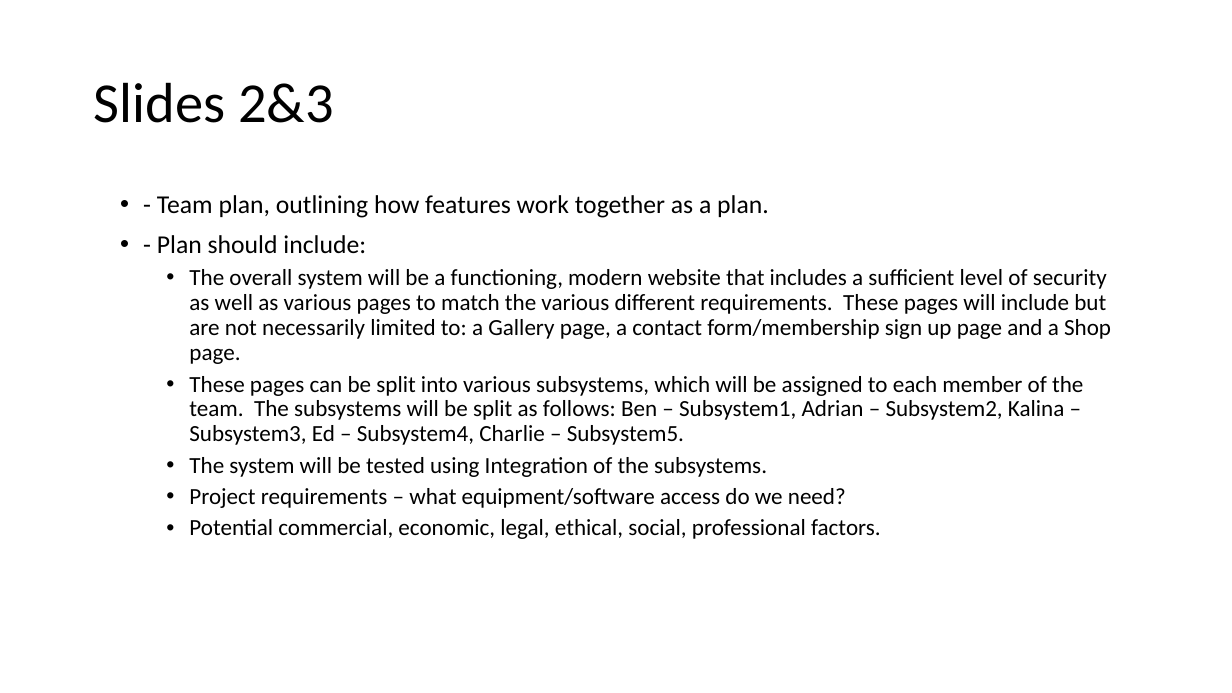
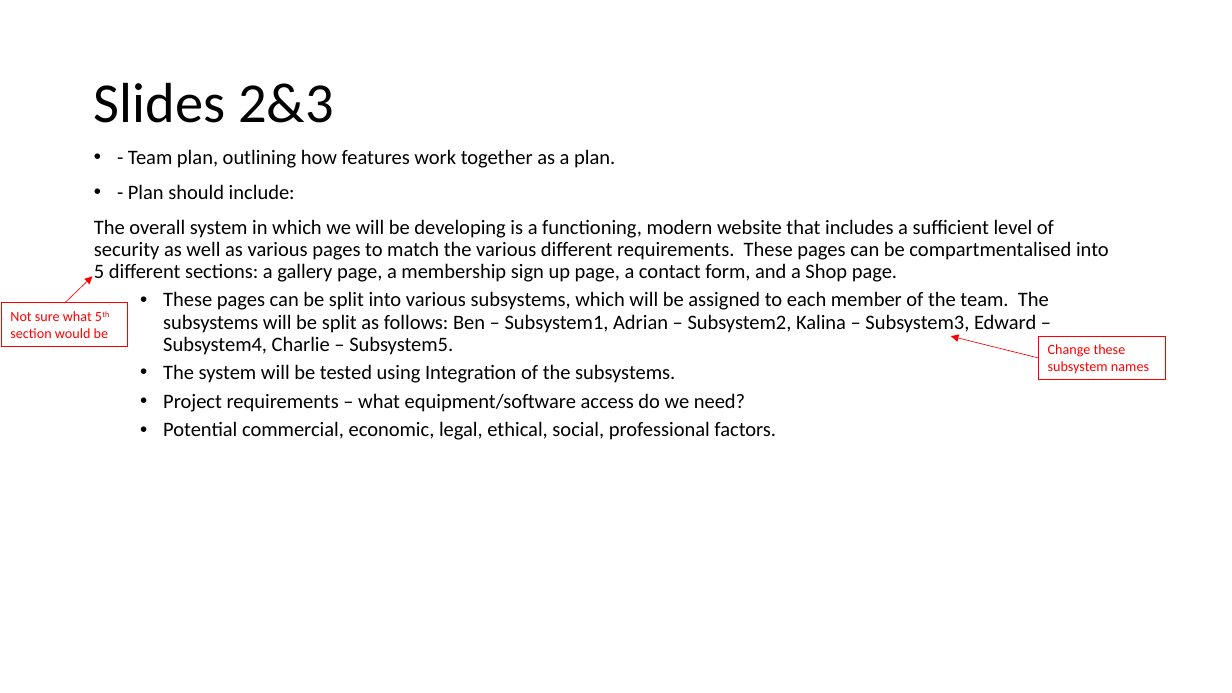
Before and after one commit to benkelly2/KV6002, a slide deck: slide 4 of KV6002_21 TOR Presentation.pptx. Drawn at 1232x693 pixels with LibreOffice and Linux fonts; fonts in the diff are those of the drawing. Boxes give left, top, right and bottom in pixels: in the first picture for what was removed or moved away, otherwise in the second. Text is boxed around its words. In the diff, an @@ line names an element or a change of style, - is before the commit and + after.

```diff
--- a/KV6002_21 TOR Presentation.pptx
+++ b/KV6002_21 TOR Presentation.pptx
@@ text "- Team plan, outlining how ...": place and size @@
-text "- Team plan, outlining how ..." at box(157, 195, 1111, 539)
+text "- Team plan, outlining how ..." at box(94, 149, 1109, 440)
@@ text at box(128, 149, 776, 440): size 20 to 16 pt in "- Team plan, outlining how features work ...", "- Plan should include:"; size 18 to 16 pt in "The system will be tested using Integration ...", "Project requirements – what equipment/software access do ...", "Potential commercial, economic, legal, ethical, social, prof ..." @@
@@ text at box(94, 219, 1109, 355): text changed; size 18 to 16 pt @@
-  • The overall system will be a functioning, modern website that includes a sufficient level of security as well as various pages to match the various different requirements. These pages will include but are not necessarily limited to: a Gallery page, a contact form/membership sign up page and a Shop page.
-  • These pages can be split into various subsystems, which will be assigned to each member of the team. The subsystems will be split as follows: Ben – Subsystem1, Adrian – Subsystem2, Kalina – Subsystem3, Ed – Subsystem4, Charlie – Subsystem5.
+The overall system in which we will be developing is a functioning, modern website that includes a sufficient level of security as well as various pages to match the various different requirements. These pages can be compartmentalised into 5 different sections: a gallery page, a membership sign up page, a contact form, and a Shop page.
+  • These pages can be split into various subsystems, which will be assigned to each member of the team. The subsystems will be split as follows: Ben – Subsystem1, Adrian – Subsystem2, Kalina – Subsystem3, Edward – Subsystem4, Charlie – Subsystem5.
@@ arrow added from (65, 303) to (92, 276), #FF0000 0.5 pt @@
@@ rectangle added at box(1, 303, 128, 347), fill #FFFFFF, outline #FF0000 0.75 pt, 11 pt, text #FF0000 @@
+Not sure what 5th section would be
@@ arrow added from (1039, 358) to (951, 336), #FF0000 0.5 pt @@
@@ rectangle added at box(1039, 336, 1165, 380), fill #FFFFFF, outline #FF0000 0.75 pt, 11 pt, text #FF0000 @@
+Change these subsystem names
```
Also in this commit, not shown: 2 other slides changed, 2 slides added, 1 slide removed.
